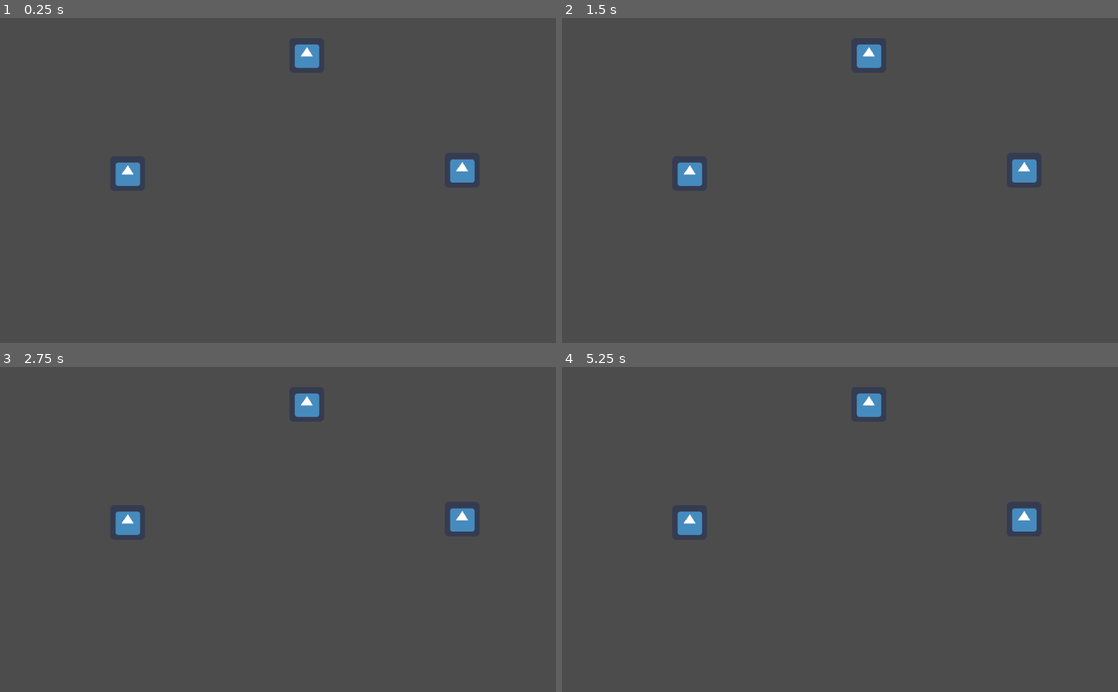
Above: before the commit, frames 1-4 (two rows, left to right).
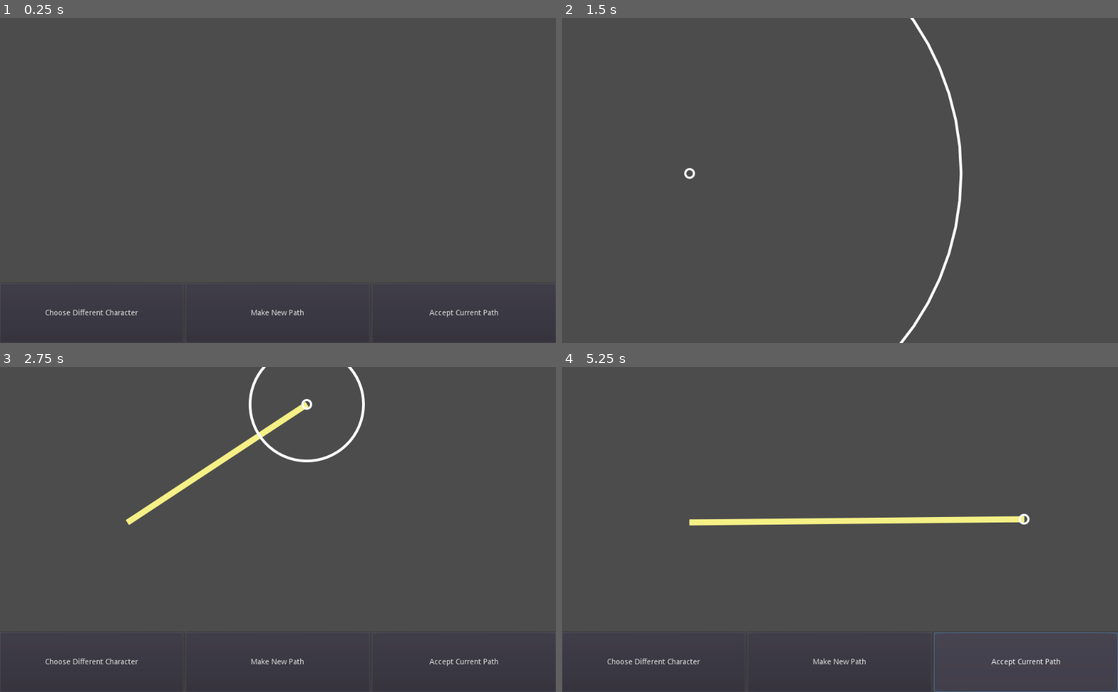
Above: after the commit, the same moments.

Repository: playerpeter1231/SimulTurn-Tactics
Game: Godot game, scene res://Scenes/MainScene.tscn
Same seed, same stepped clock (60 frames per second), same inputs: the game is played once before the commit and once after it. The engine's default icon, where the game draws it, is replaced by a stand-in: a white triangle on a blue panel in a dark square.
Inputs (mouse positions are in pixels of both pictures, inside the frame that each line leads up to):
- Up to frame 1 (0.25 s): no input
- Up to frame 2 (1.5 s): click (840, 313) at 0.5 s, where only the run after the commit has a clickable "Make New Path"; tap Enter at 1.25 s; move the mouse to (689, 174) at 1.27 s; press the mouse at (689, 174) at 1.28 s
- Up to frame 3 (2.75 s): tap Space at 2 s; move the mouse to (305, 406) at 2.02 s; release the mouse at (305, 406) at 2.03 s; click (305, 406) at 2.1 s
- Up to frame 4 (5.25 s): click (840, 662) at 2.75 s, where only the run after the commit has a clickable "Make New Path"; tap Enter at 3.5 s; move the mouse to (1023, 519) at 3.52 s; press the mouse at (1023, 519) at 3.53 s; tap Space at 4.25 s; move the mouse to (812, 594) at 4.27 s; release the mouse at (812, 594) at 4.28 s; click (812, 594) at 4.35 s; click (1023, 662) at 5 s, where only the run after the commit has a clickable "Accept Current Path"

The runs differ from the first frame. In frame 1, 1.4% of the frame differs, in the area x 1-99%, y 8-100%; in frame 2, 1.6%; in frame 3, 2.6%; in frame 4, 2.7%, in the area x 1-100%, y 8-100%.

Commit message:
Consolidate DrawLine and DrawRange
Moved code from DrawRange into DrawLine. DrawRange will be deleted after this push.

Diff:
--- a/Scenes/Character.tscn
+++ b/Scenes/Character.tscn
@@ -2,25 +2,24 @@
 
 [ext_resource path="res://Scripts/DragLine.gd" type="Script" id=1]
 [ext_resource path="res://icon.png" type="Texture" id=2]
-[ext_resource path="res://Scenes/DrawRange.gd" type="Script" id=3]
+[ext_resource path="res://Scripts/DrawRange.gd" type="Script" id=3]
 
 [sub_resource type="RectangleShape2D" id=1]
 extents = Vector2( 31.5, 31.5 )
 
-[node name="Character" type="Area2D"]
-script = ExtResource( 3 )
-clicked_color = Color( 1, 1, 1, 1 )
-released_color = Color( 0.823529, 0.231373, 0.231373, 1 )
-
-[node name="Line2D" type="Line2D" parent="."]
+[node name="Line2D" type="Line2D"]
 default_color = Color( 0.964706, 0.94902, 0.529412, 1 )
 round_precision = 16
 antialiased = true
 script = ExtResource( 1 )
 max_length = 500
 
-[node name="Sprite" type="Sprite" parent="Line2D"]
+[node name="Character" type="Area2D" parent="."]
+script = ExtResource( 3 )
+
+[node name="Sprite" type="Sprite" parent="Character"]
+visible = false
 texture = ExtResource( 2 )
 
-[node name="CollisionShape2D" type="CollisionShape2D" parent="."]
+[node name="CollisionShape2D" type="CollisionShape2D" parent="Character"]
 shape = SubResource( 1 )
--- a/Scenes/DrawRange.gd
+++ /dev/null
@@ -1,40 +0,0 @@
-extends Node2D
-
-export(Color) var clicked_color
-export(Color) var released_color
-export(Color) var curr_color = "00ffffff"
-var radius
-var is_active = false
-var is_drawing = false
-
-
-func init_path():
-	curr_color = clicked_color
-	$Line2D.init_line()
-	is_active = true
-	update()
-
-# Calculates points to draw char path and updates the draw function
-func draw_path():
-
-	if Input.is_action_just_pressed("click"):
-		is_drawing = true
-
-	if is_drawing and Input.is_action_pressed("click"):
-		$Line2D.calc_line()
-		update()
-
-	if is_drawing and Input.is_action_just_released("click"):
-		curr_color = released_color
-		update()
-		#curr_state = sstates.ACCEPTING_PATH
-
-func accept_path():
-	pass
-
-func _draw():
-	if is_active:
-		radius = $Line2D.max_length - $Line2D.line_length
-
-		# draw_arc( position, radius, start_arc, end_arc, point_count, circ_color, line_width, anti-alias)
-		draw_arc($Line2D.last_point, radius, 0, TAU, 64, curr_color, 4, true)
--- a/Scenes/MainScene.tscn
+++ b/Scenes/MainScene.tscn
@@ -1,7 +1,7 @@
 [gd_scene load_steps=3 format=2]
 
 [ext_resource path="res://Scenes/Character.tscn" type="PackedScene" id=1]
-[ext_resource path="res://Scenes/SceneController.gd" type="Script" id=2]
+[ext_resource path="res://Scripts/SceneController.gd" type="Script" id=2]
 
 [node name="Control" type="Control"]
 anchor_right = 1.0
@@ -22,7 +22,6 @@
 position = Vector2( 851, 281 )
 
 [node name="AcceptPathMenu" type="HBoxContainer" parent="."]
-visible = false
 anchor_top = 0.85
 anchor_right = 1.0
 anchor_bottom = 1.0
@@ -55,9 +54,6 @@
 size_flags_horizontal = 3
 text = "Accept Current Path"
 
-[connection signal="mouse_entered" from="Character1" to="." method="_on_Character1_mouse_entered"]
-[connection signal="mouse_entered" from="Character2" to="." method="_on_Character2_mouse_entered"]
-[connection signal="mouse_entered" from="Character3" to="." method="_on_Character3_mouse_entered"]
 [connection signal="button_up" from="AcceptPathMenu/ChooseChar" to="." method="_on_ChooseChar_button_up"]
 [connection signal="button_up" from="AcceptPathMenu/NewPath" to="." method="_on_NewPath_button_up"]
 [connection signal="button_up" from="AcceptPathMenu/AcceptPath" to="." method="_on_AcceptPath_button_up"]
--- a/Scripts/DragLine.gd
+++ b/Scripts/DragLine.gd
@@ -3,19 +3,58 @@
 # Max length path may be
 export var max_length = 15
 # How long to wait before adding new point to reduce cpu load
-export var step_length = 15
+export var step_length = 10
 var line_length = 0
 onready var first_pos = get_global_position()
 var last_point
 
 
-func init_line():
-	# Initialize line to draw from original position
+export(Color) var clicked_color
+export(Color) var released_color
+export(Color) var curr_color = "00ffffff"
+var radius
+var is_active = false
+var is_drawing = false
+
+
+func init_path():
+	curr_color = clicked_color
+
+#	$Line2D.init_line()
 	clear_points()
 	last_point = Vector2(0,0)
 	add_point(last_point)
-	$Sprite.position = last_point
+	$Character.position = last_point
 	line_length = 0
+
+	is_active = true
+	update()
+
+# Calculates points to draw char path and updates the draw function
+func draw_path():
+
+	if Input.is_action_just_pressed("click"):
+		is_drawing = true
+
+	if is_drawing and Input.is_action_pressed("click"):
+		calc_line()
+		update()
+
+	if is_drawing and Input.is_action_just_released("click"):
+		curr_color = released_color
+		update()
+		#curr_state = sstates.ACCEPTING_PATH
+
+func accept_path():
+	pass
+
+#func init_line():
+	# Initialize line to draw from original position
+#	clear_points()
+#	last_point = Vector2(0,0)
+#	add_point(last_point)
+#	$Sprite.position = last_point
+#	line_length = 0
 	#print("last point, ", last_point)
 
 
@@ -31,7 +70,7 @@
 		# print("last point, ", last_point)
 		#line_length = get_point_position(0).distance_to(last_point)
 
-		print("point size, ", get_point_count())
+		#print("point size, ", get_point_count())
 		#print("last point, ",get_point_position(get_point_count()-2))
 		#print("This point, ",get_point_position(get_point_count()-1))
 		#line_length += get_point_position(i-1).distance_to(get_point_position(i))
@@ -45,9 +84,18 @@
 			if relative_pos.distance_to(last_point) > step_length:
 				var new_point = relative_pos
 				add_point(new_point)
-				$Sprite.set_position(new_point)
+				$Character.set_position(new_point)
 				line_length += get_point_position(get_point_count()-2).distance_to(new_point)
 				#print(new_point)
 
 				# Set last_point to be called in DrawRange as circle origin
 				last_point = new_point
+
+func _draw():
+	if is_active:
+		var radius = max_length - line_length
+
+		# draw_arc( position, radius, start_arc, end_arc, point_count, circ_color, line_width, anti-alias)
+		if radius > 8:
+			draw_arc(last_point, radius, 0, TAU, 64, "ffffff", 4, true)
+		draw_arc(last_point, 8, 0, TAU, 32, "ffffff",3,true)
--- /dev/null
+++ b/Scripts/DrawRange.gd
@@ -0,0 +1,42 @@
+extends Node2D
+
+#export(Color) var clicked_color
+#export(Color) var released_color
+#export(Color) var curr_color = "00ffffff"
+#var radius
+#var is_active = false
+#var is_drawing = false
+#
+#
+#func init_path():
+#	curr_color = clicked_color
+#	$Line2D.init_line()
+#	is_active = true
+#	update()
+#
+## Calculates points to draw char path and updates the draw function
+#func draw_path():
+#
+#	if Input.is_action_just_pressed("click"):
+#		is_drawing = true
+#
+#	if is_drawing and Input.is_action_pressed("click"):
+#		$Line2D.calc_line()
+#		update()
+#
+#	if is_drawing and Input.is_action_just_released("click"):
+#		curr_color = released_color
+#		update()
+#		#curr_state = sstates.ACCEPTING_PATH
+#
+#func accept_path():
+#	pass
+
+#func _draw():
+#	if is_active:
+#		radius = $Line2D.max_length - $Line2D.line_length
+#
+#		# draw_arc( position, radius, start_arc, end_arc, point_count, circ_color, line_width, anti-alias)
+#		if radius > 8:
+#			draw_arc($Line2D.last_point, radius, 0, TAU, 64, curr_color, 4, true)
+#		draw_arc($Line2D.last_point, 8, 0, TAU, 32, clicked_color,3,true)
--- a/Scenes/SceneController.gd
+++ b/Scripts/SceneController.gd
@@ -69,4 +69,4 @@
 
 
 func _on_AcceptPath_button_up():
-	pass # Replace with function body.
+	curr_state = sstates.NOTHING_PRESSED
